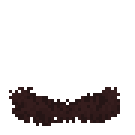
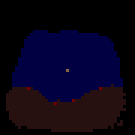
Layers edited between the first and the second 135×135 image:
hid "lava_nest_background.png" over [9, 87, 120, 126]
showed "fire_lukki_egg.png", painted on it over [0, 0, 135, 135]
